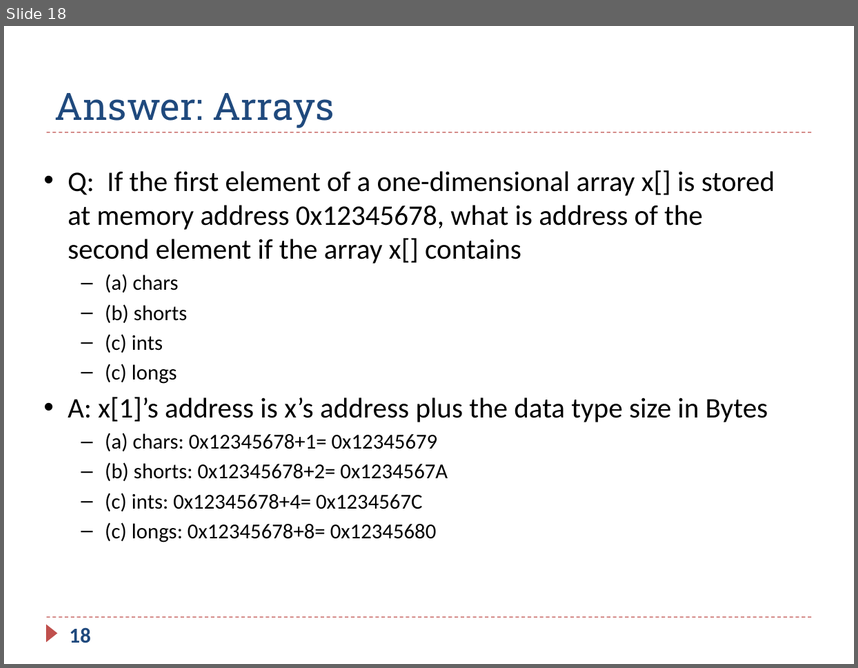
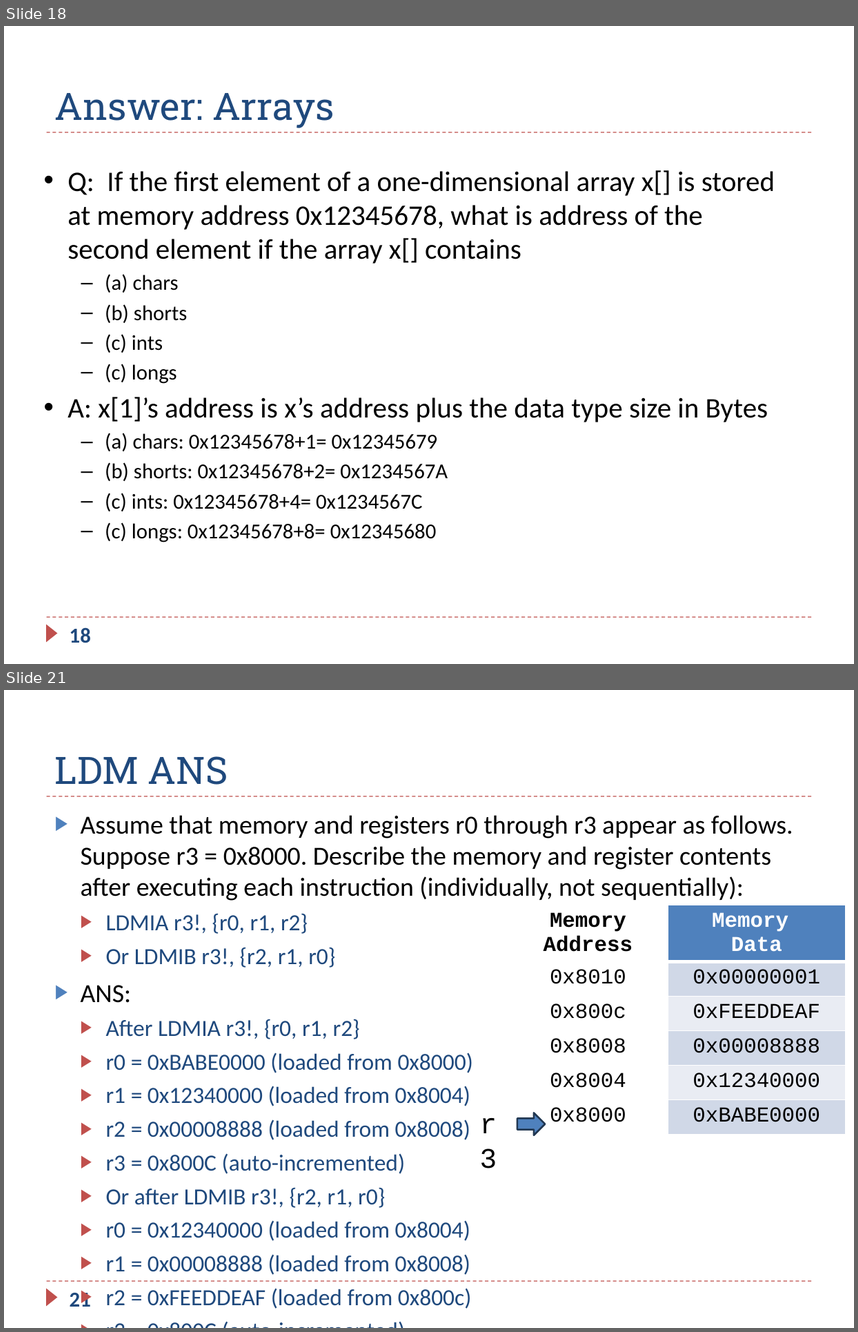
Before and after one commit to guhofstra/CSC111Fa25, a slide deck: PPTs/Ch5_ARM_Load_Store_Exercises_ANS.pptx. Shown one above the other, each under a label of ours: slide 18 before the commit, slides 18 and 21 after it; the slides between them are not shown. The pictures are 858x668 and 858x1332 pixels, drawn with LibreOffice and Linux fonts; fonts in the diff are those of the drawing. Boxes give left, top, right and bottom in pixels: in the first picture for what was removed or moved away, otherwise in the second. Text is boxed around its words. In the diff, an @@ line names an element or a change of style, - is before the commit and + after.

```diff
--- a/PPTs/Ch5_ARM_Load_Store_Exercises_ANS.pptx
+++ b/PPTs/Ch5_ARM_Load_Store_Exercises_ANS.pptx
@@ slide 21 added at [4,690,854,1328], background #FFFFFF; not listed: 3 template elements that a slide beside it also shows @@
@@ title added at [55,756,228,785], 32 pt, text #1F497D @@
+LDM ANS
@@ text added at [81,815,793,1274], 19.6 pt, text #1F497D @@
+▶ Assume that memory and registers r0 through r3 appear as follows. Suppose r3 = 0x8000. Describe the memory and register contents after executing each instruction (individually, not sequentially):
+  ▶ LDMIA r3!, {r0, r1, r2}
+  ▶ Or LDMIB r3!, {r2, r1, r0}
+▶ ANS:
+  ▶ After LDMIA r3!, {r0, r1, r2}
+  ▶ r0 = 0xBABE0000 (loaded from 0x8000)
+  ▶ r1 = 0x12340000 (loaded from 0x8004)
+  ▶ r2 = 0x00008888 (loaded from 0x8008)
+  ▶ r3 = 0x800C (auto-incremented)
+  ▶ Or after LDMIB r3!, {r2, r1, r0}
+  ▶ r0 = 0x12340000 (loaded from 0x8004)
+  ▶ r1 = 0x00008888 (loaded from 0x8008)
+  ▶ r2 = 0xFEEDDEAF (loaded from 0x800c)
+  ▶ r3 = 0x800C (auto-incremented)
@@ table added at [508,905,846,1137], 6 rows, 2 columns @@
+Memory Address | Memory / Data
+0x8010 | 0x00000001
+0x800c | 0xFEEDDEAF
+0x8008 | 0x00008888
+0x8004 | 0x12340000
+0x8000 | 0xBABE0000
@@ text added at [472,1101,522,1143], 24 pt, text #000000 @@
+r3
@@ right arrow added at [517,1112,546,1134], fill #4F81BD, outline #233953 1.5 pt @@
@@ page number added at [70,1290,91,1306], 18 pt, text #1F497D @@
+21
```
Also in this commit, not shown: 3 other slides added, 25 other files.
